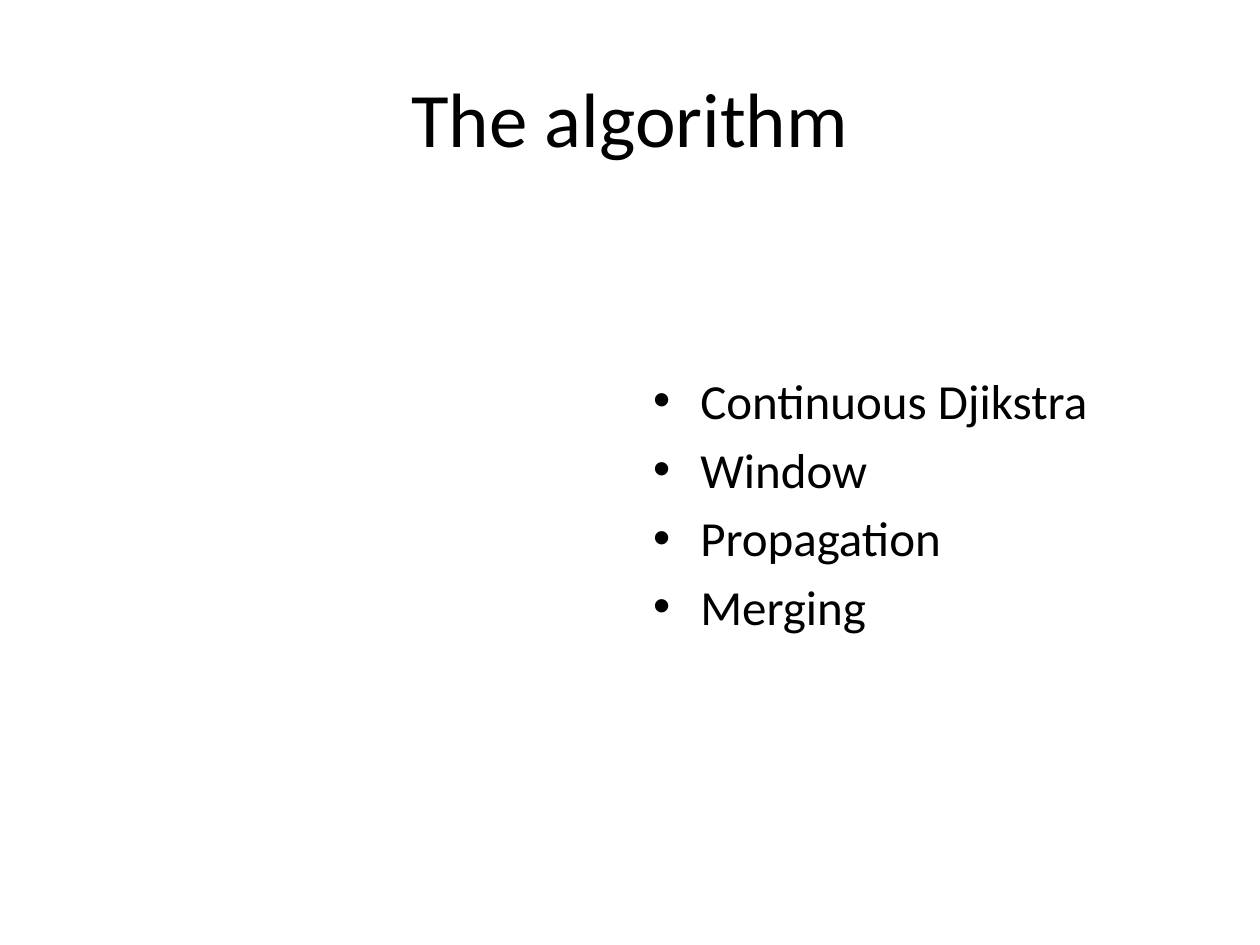
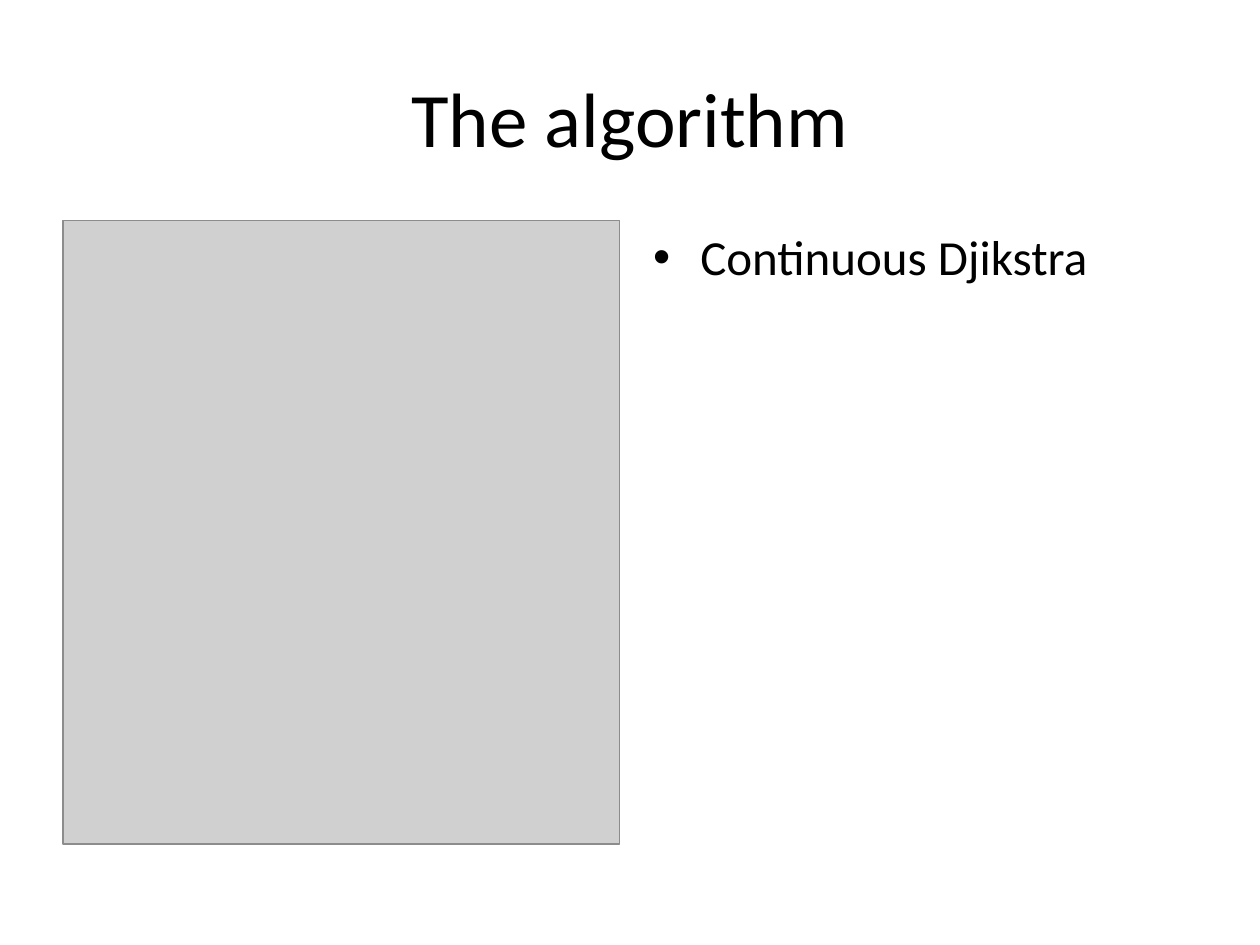
Before and after one commit to jcaille/INF555_Project, a slide deck: slide 6 of presentation.pptx. Drawn at 1260x945 pixels with LibreOffice and Linux fonts; fonts in the diff are those of the drawing; grey boxes stand for pictures. Boxes give left, top, right and bottom in pixels: in the first picture for what was removed or moved away, otherwise in the second. Text is boxed around its words. In the diff, an @@ line names an element or a change of style, - is before the commit and + after.

Commit message:
Finished Presentation

```diff
--- a/presentation.pptx
+++ b/presentation.pptx
@@ picture added at <box>63,220,620,844</box> @@
@@ text "Continuous Djikstra" at <box>700,241,1087,284</box>: vertical alignment middle to top @@
@@ text at <box>700,454,940,634</box>: paragraphs removed @@
-• Window
-• Propagation
-• Merging
```
Also in this commit, not shown: 19 other slides changed, 4 slides added, 3 other files.
